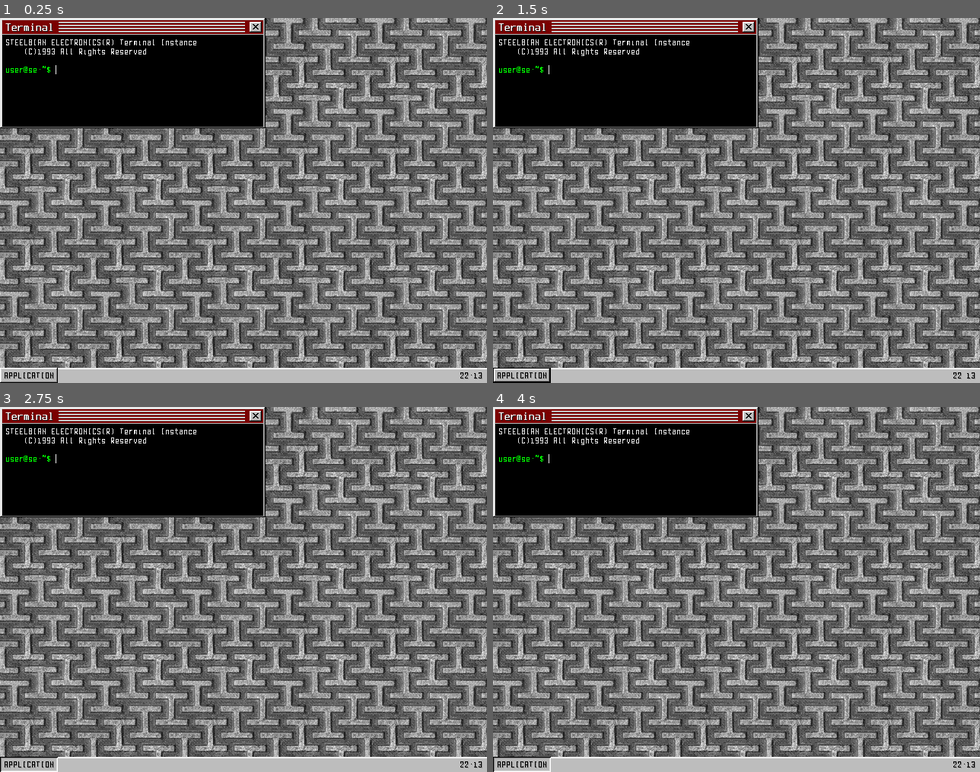
Above: before the commit, frames 1-4 (two rows, left to right).
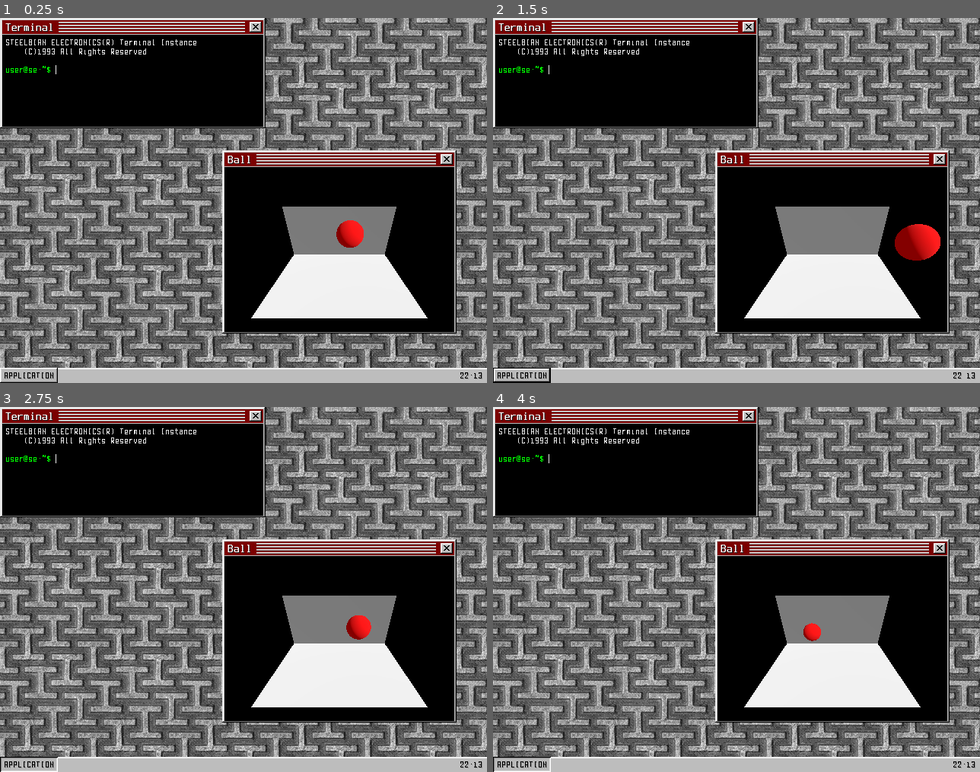
Above: after the commit, the same moments.

Repository: jeff-fantastic/steelbian-widget
Game: Godot game, scene res://main/main.tscn
Same seed, same stepped clock (60 frames per second), same inputs: the game is played once before the commit and once after it. The project has no main scene, so this scene is started directly.
Inputs (mouse positions are in pixels of both pictures, inside the frame that each line leads up to):
- Up to frame 1 (0.25 s): no input
- Up to frame 2 (1.5 s): click "APPLICATION" at 0.5 s; click "APPLICATION" at 1.25 s
- Up to frame 3 (2.75 s): click "APPLICATION" at 2 s
- Up to frame 4 (4 s): move the mouse to (624, 414) at 2.77 s; move the mouse to (639, 607) at 3.52 s

The runs differ from the first frame. In frame 1, 23% of the frame differs, in the area x 45-94%, y 36-87%; in frame 2, 23%; in frame 3, 23%; in frame 4, 23%.

Commit message:
ball base demo

Diff:
--- /dev/null
+++ b/bounce/boing.tscn
@@ -0,0 +1,120 @@
+[gd_scene load_steps=14 format=3 uid="uid://lt0pqepm04xm"]
+
+[ext_resource type="Script" path="res://bounce/script/ball.gd" id="1_65j7c"]
+[ext_resource type="AudioStream" uid="uid://mmnv2bhrcrqd" path="res://bounce/audio/hit.wav" id="2_w4ptb"]
+
+[sub_resource type="Environment" id="Environment_crekx"]
+background_mode = 1
+background_energy_multiplier = 0.0
+ambient_light_source = 2
+ambient_light_color = Color(1, 1, 1, 1)
+ambient_light_energy = 0.23
+
+[sub_resource type="StandardMaterial3D" id="StandardMaterial3D_r8u4c"]
+
+[sub_resource type="QuadMesh" id="QuadMesh_yove6"]
+size = Vector2(12, 8)
+orientation = 1
+
+[sub_resource type="StandardMaterial3D" id="StandardMaterial3D_a3dai"]
+albedo_color = Color(0.560784, 0.560784, 0.560784, 1)
+
+[sub_resource type="QuadMesh" id="QuadMesh_kgtyp"]
+size = Vector2(12, 6)
+center_offset = Vector3(0, 3, 0)
+
+[sub_resource type="StandardMaterial3D" id="StandardMaterial3D_vkk8c"]
+albedo_color = Color(1, 0, 0, 1)
+
+[sub_resource type="SphereMesh" id="SphereMesh_iae2b"]
+material = SubResource("StandardMaterial3D_vkk8c")
+radius = 1.0
+height = 2.0
+
+[sub_resource type="SphereShape3D" id="SphereShape3D_qfe2q"]
+radius = 1.0
+
+[sub_resource type="PhysicsMaterial" id="PhysicsMaterial_i3wic"]
+bounce = 1.0
+
+[sub_resource type="WorldBoundaryShape3D" id="WorldBoundaryShape3D_u3ndr"]
+
+[sub_resource type="WorldBoundaryShape3D" id="WorldBoundaryShape3D_fecq1"]
+plane = Plane(1, 0, 0, 0)
+
+[node name="boing" type="Node"]
+
+[node name="env" type="WorldEnvironment" parent="."]
+environment = SubResource("Environment_crekx")
+
+[node name="view" type="Camera3D" parent="."]
+transform = Transform3D(1, 0, 0, 0, 0.866025, 0.5, 0, -0.5, 0.866025, 0, 6.7, 8)
+size = 10.0
+
+[node name="floor" type="MeshInstance3D" parent="."]
+transform = Transform3D(1, 0, 0, 0, 1, 0, 0, 0, 1, 0, -1, 0)
+material_override = SubResource("StandardMaterial3D_r8u4c")
+mesh = SubResource("QuadMesh_yove6")
+
+[node name="wall" type="MeshInstance3D" parent="."]
+transform = Transform3D(1, 0, 0, 0, 1, 0, 0, 0, 1, 0, -1, -4)
+material_override = SubResource("StandardMaterial3D_a3dai")
+cast_shadow = 0
+mesh = SubResource("QuadMesh_kgtyp")
+
+[node name="ball" type="CharacterBody3D" parent="."]
+transform = Transform3D(1, 0, 0, 0, 1, 0, 0, 0, 1, 0, 2.07289, 0)
+script = ExtResource("1_65j7c")
+
+[node name="vis" type="MeshInstance3D" parent="ball"]
+transform = Transform3D(1, 0, 0, 0, 1, 0, 0, 0, 1, 0, 2, 0)
+mesh = SubResource("SphereMesh_iae2b")
+
+[node name="col" type="CollisionShape3D" parent="ball"]
+transform = Transform3D(1, 0, 0, 0, 1, 0, 0, 0, 1, 0, 1, 0)
+shape = SubResource("SphereShape3D_qfe2q")
+
+[node name="sfx" type="Node3D" parent="ball"]
+
+[node name="bounce" type="AudioStreamPlayer3D" parent="ball/sfx"]
+transform = Transform3D(1, 0, 0, 0, 1, 0, 0, 0, 1, 0, 1, 0)
+stream = ExtResource("2_w4ptb")
+attenuation_model = 3
+max_polyphony = 2
+
+[node name="bounce_wall" type="AudioStreamPlayer3D" parent="ball/sfx"]
+transform = Transform3D(1, 0, 0, 0, 1, 0, 0, 0, 1, 0, 1, 0)
+stream = ExtResource("2_w4ptb")
+attenuation_model = 3
+pitch_scale = 1.5
+max_polyphony = 2
+
+[node name="barrier" type="StaticBody3D" parent="."]
+physics_material_override = SubResource("PhysicsMaterial_i3wic")
+
+[node name="floor" type="CollisionShape3D" parent="barrier"]
+transform = Transform3D(1, 0, 0, 0, 1, 0, 0, 0, 1, 0, -1, 0)
+shape = SubResource("WorldBoundaryShape3D_u3ndr")
+
+[node name="ceiling" type="CollisionShape3D" parent="barrier"]
+transform = Transform3D(-1, -8.74228e-08, 0, 8.74228e-08, -1, 0, 0, 0, 1, 0, 5, 0)
+shape = SubResource("WorldBoundaryShape3D_u3ndr")
+
+[node name="wall" type="CollisionShape3D" parent="barrier"]
+transform = Transform3D(1, 0, 0, 0, 1, 0, 0, 0, 1, -6, -1, 0)
+shape = SubResource("WorldBoundaryShape3D_fecq1")
+
+[node name="wall2" type="CollisionShape3D" parent="barrier"]
+transform = Transform3D(-1, 0, 8.74228e-08, 0, 1, 0, -8.74228e-08, 0, -1, 6, -1, 0)
+shape = SubResource("WorldBoundaryShape3D_fecq1")
+
+[node name="wall3" type="CollisionShape3D" parent="barrier"]
+transform = Transform3D(1.31134e-07, 0, 1, 0, 1, 0, -1, 0, 1.31134e-07, 0, -1, 4)
+shape = SubResource("WorldBoundaryShape3D_fecq1")
+
+[node name="wall4" type="CollisionShape3D" parent="barrier"]
+transform = Transform3D(-2.18557e-07, 0, -1, 0, 1, 0, 1, 0, -2.18557e-07, 0, -1, -4)
+shape = SubResource("WorldBoundaryShape3D_fecq1")
+
+[node name="DirectionalLight3D" type="DirectionalLight3D" parent="."]
+transform = Transform3D(0.30049, -0.703494, 0.644051, 0.297443, 0.710701, 0.63752, -0.906219, 0, 0.422808, 0, 0, 0)
--- /dev/null
+++ b/bounce/script/ball.gd
@@ -0,0 +1,36 @@
+# ball.gd
+class_name Ball extends CharacterBody3D
+
+'''
+Ball demo
+'''
+
+const GRAVITY = 9.8
+
+## Reference to floor bounce sfx
+@onready var floor_bounce = $sfx/bounce
+## Reference to wall bounce sfx
+@onready var wall_bounce = $sfx/bounce_wall
+
+func _ready() -> void:
+	velocity.x = 3.14
+	velocity.z = 2.3
+
+func _physics_process(delta : float) -> void:
+	# Apply gravity
+	velocity.y = max(-20, velocity.y - GRAVITY * delta)
+	var store = velocity
+
+	# Move and slide
+	var result = move_and_collide(velocity * delta)
+
+	# Bounce on surfaces
+	if result:
+		var normal = result.get_normal()
+		var floor = normal.dot(Vector3.UP) == 1
+		velocity = store.bounce(normal)
+		if floor:
+			velocity.y = 8.0
+			floor_bounce.play()
+			return
+		wall_bounce.play()
--- a/main/main.tscn
+++ b/main/main.tscn
@@ -1,10 +1,11 @@
-[gd_scene load_steps=8 format=3 uid="uid://cm35u14ks3x1o"]
+[gd_scene load_steps=9 format=3 uid="uid://cm35u14ks3x1o"]
 
 [ext_resource type="Theme" uid="uid://cscc6awgjeb1d" path="res://theme.tres" id="1_hj42y"]
 [ext_resource type="PackedScene" uid="uid://5tlio3jqq220" path="res://main/terminal.tscn" id="2_oi24k"]
 [ext_resource type="Texture2D" uid="uid://b7quoblr6rsca" path="res://main/theme/background.png" id="3_70jc8"]
 [ext_resource type="PackedScene" uid="uid://bydnux7x87sfx" path="res://main/scene/window.tscn" id="3_b56jo"]
 [ext_resource type="Script" path="res://main/script/tsk_time.gd" id="3_s6g3q"]
+[ext_resource type="PackedScene" uid="uid://lt0pqepm04xm" path="res://bounce/boing.tscn" id="6_f31ri"]
 
 [sub_resource type="LabelSettings" id="LabelSettings_pr8e8"]
 font_size = 12
@@ -79,7 +80,7 @@
 [node name="update" type="Timer" parent="desktop/taskbar/sort/time"]
 autostart = true
 
-[node name="window" parent="desktop" instance=ExtResource("3_b56jo")]
+[node name="terminal" parent="desktop" instance=ExtResource("3_b56jo")]
 anchor_right = 0.545188
 anchor_bottom = 0.304583
 offset_right = 0.0799866
@@ -89,12 +90,32 @@
 wm_name = "Terminal"
 metadata/_edit_use_anchors_ = true
 
-[node name="application" parent="desktop/window/sort/container/display" index="0"]
+[node name="application" parent="desktop/terminal/sort/container/display" index="0"]
 size = Vector2i(343, 122)
 
-[node name="terminal" parent="desktop/window/sort/container/display/application" index="0" instance=ExtResource("2_oi24k")]
+[node name="terminal" parent="desktop/terminal/sort/container/display/application" index="0" instance=ExtResource("2_oi24k")]
+
+[node name="ball" parent="desktop" instance=ExtResource("3_b56jo")]
+anchor_right = 0.481125
+anchor_bottom = 0.504583
+offset_left = 292.0
+offset_top = 174.0
+offset_right = 292.08
+offset_bottom = 173.8
+grow_horizontal = 2
+grow_vertical = 2
+wm_name = "Ball"
+metadata/_edit_use_anchors_ = true
+
+[node name="application" parent="desktop/ball/sort/container/display" index="0"]
+debug_draw = 4
+size = Vector2i(302, 218)
+
+[node name="boing" parent="desktop/ball/sort/container/display/application" index="0" instance=ExtResource("6_f31ri")]
 
 [connection signal="timeout" from="desktop/taskbar/sort/time/update" to="desktop/taskbar/sort/time" method="_update"]
-[connection signal="close_requested" from="desktop/window/sort/titlebar" to="desktop/window" method="close_requested"]
+[connection signal="close_requested" from="desktop/terminal/sort/titlebar" to="desktop/terminal" method="close_requested"]
+[connection signal="close_requested" from="desktop/ball/sort/titlebar" to="desktop/ball" method="close_requested"]
 
-[editable path="desktop/window"]
+[editable path="desktop/terminal"]
+[editable path="desktop/ball"]
--- a/main/scene/window.tscn
+++ b/main/scene/window.tscn
@@ -106,7 +106,6 @@
 
 [node name="application" type="SubViewport" parent="sort/container/display"]
 unique_name_in_owner = true
-transparent_bg = true
 handle_input_locally = false
 canvas_item_default_texture_filter = 0
 audio_listener_enable_2d = true
--- a/main/script/terminal.gd
+++ b/main/script/terminal.gd
@@ -18,6 +18,10 @@
 
 # FUNCTION
 #-------------------------------------------------------------------------------
+
+func input_changed(string : String) -> void:
+	# Set scroll
+	scroll.set_deferred("scroll_vertical", sort.size.y)
 
 func command_sent(string : String) -> void:
 	# Push current to relay
--- a/main/terminal.tscn
+++ b/main/terminal.tscn
@@ -85,5 +85,7 @@
 
 [node name="mkdir" type="Node" parent="."]
 
+[node name="clear" type="Node" parent="."]
+
 [connection signal="resized" from="margin/scroll/sort" to="." method="sort_size_changed"]
 [connection signal="text_submitted" from="margin/scroll/sort/prompt/input" to="." method="command_sent"]
--- a/project.godot
+++ b/project.godot
@@ -45,4 +45,5 @@
 textures/canvas_textures/default_texture_filter=0
 renderer/rendering_method="gl_compatibility"
 renderer/rendering_method.mobile="gl_compatibility"
+shading/overrides/force_vertex_shading=true
 2d/snap/snap_2d_transforms_to_pixel=true
Not shown, added: bounce/audio/hit.wav.import
Binary file added: bounce/tex/ball.png
Not shown, added: bounce/audio/hit.wav
